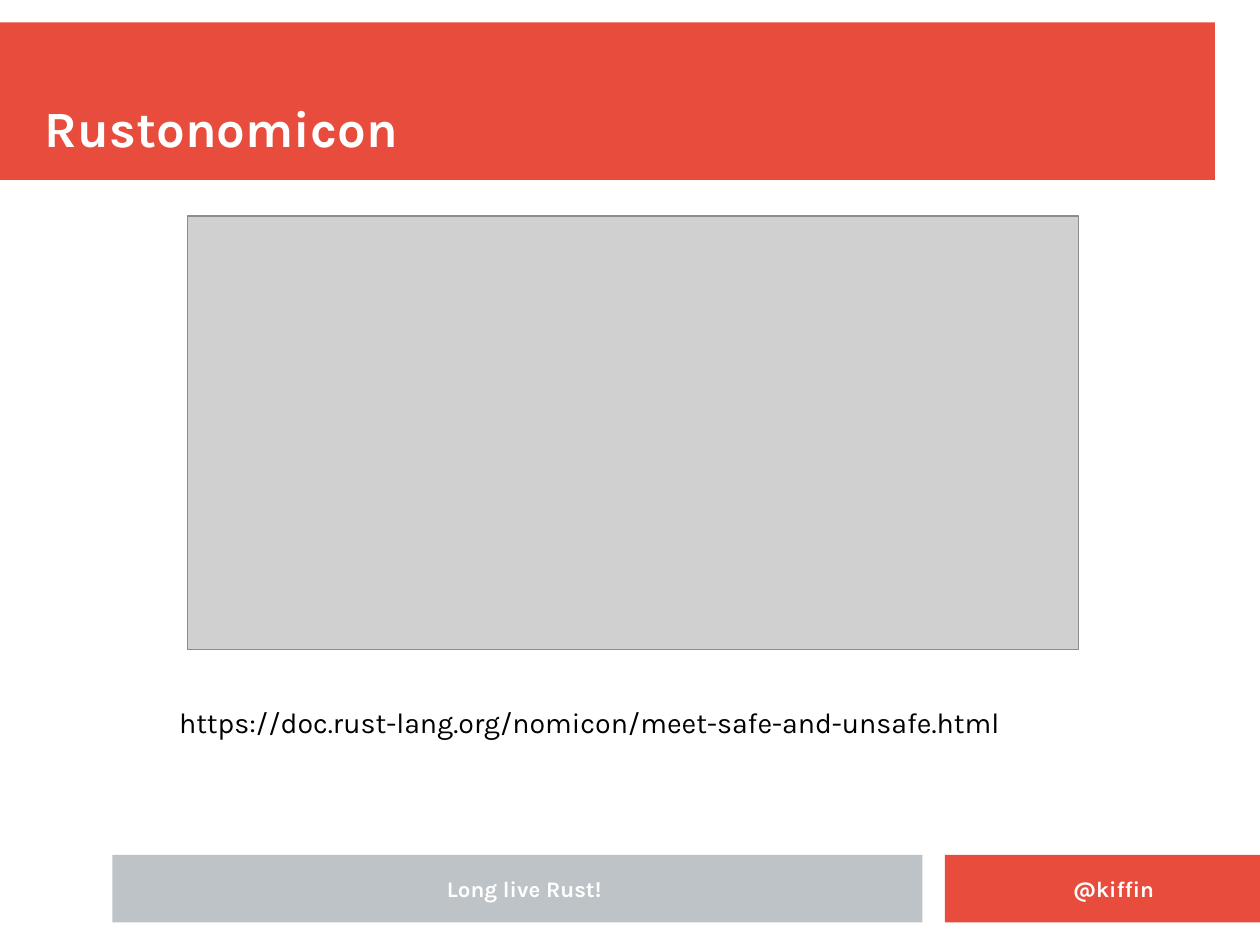
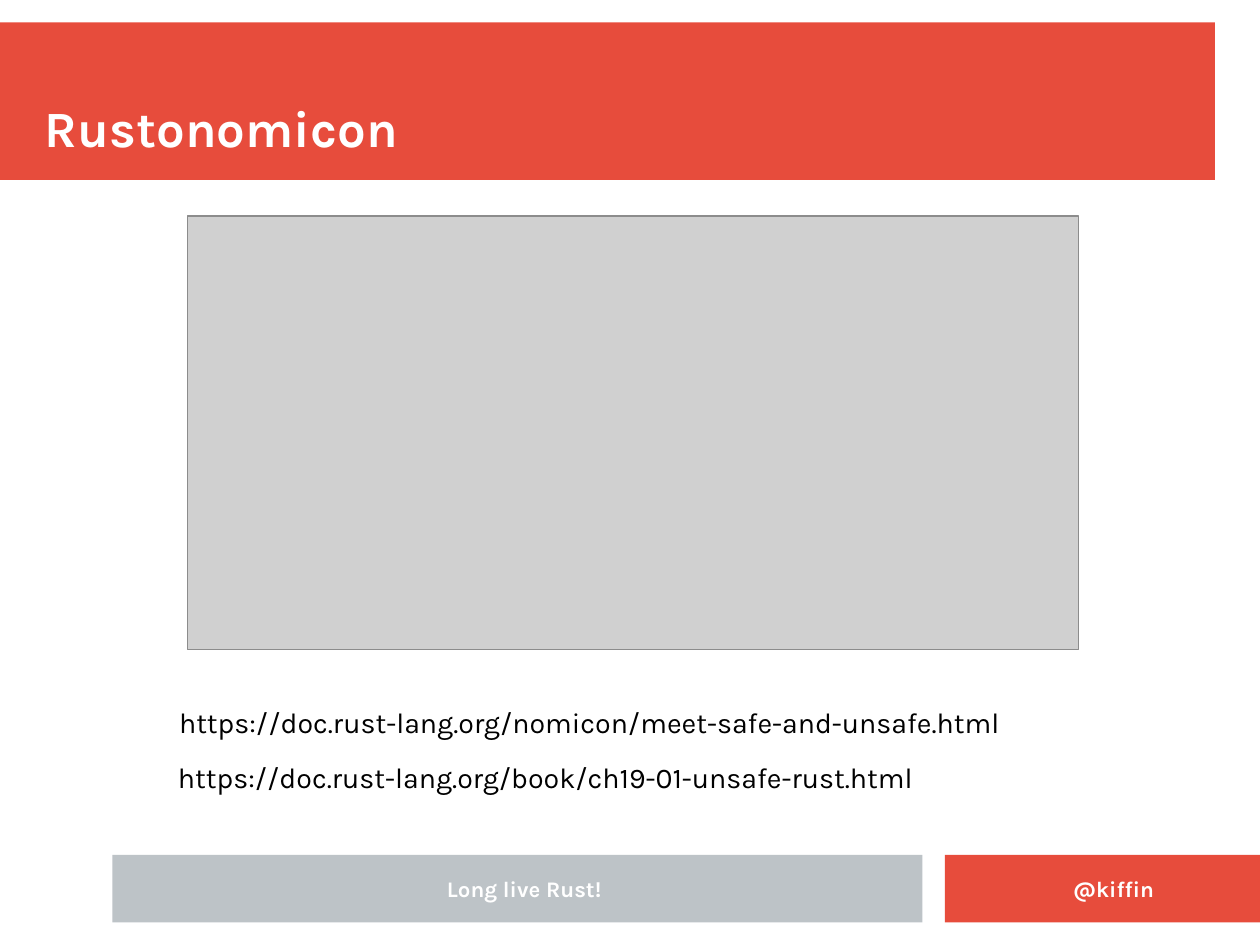
Before and after one commit to kgish/rust-node-addon-template, a slide deck: slide 10 of presentation/Embedding-Rust-in-NodeJS-applications.odp (slide 9 before the commit). Drawn at 1260x945 pixels with LibreOffice and Linux fonts; fonts in the diff are those of the drawing; grey boxes stand for pictures; background and template pictures are left out. Boxes give left, top, right and bottom in pixels: in the first picture for what was removed or moved away, otherwise in the second. Text is boxed around its words. In the diff, an @@ line names an element or a change of style, - is before the commit and + after.

```diff
--- a/presentation/Embedding-Rust-in-NodeJS-applications.odp
+++ b/presentation/Embedding-Rust-in-NodeJS-applications.odp
@@ text added at (178,767,913,795), 18 pt, text #000000 @@
+https://doc.rust-lang.org/book/ch19-01-unsafe-rust.html
```
Also in this commit, not shown: 8 other slides changed, 3 slides added, 1 other file.
